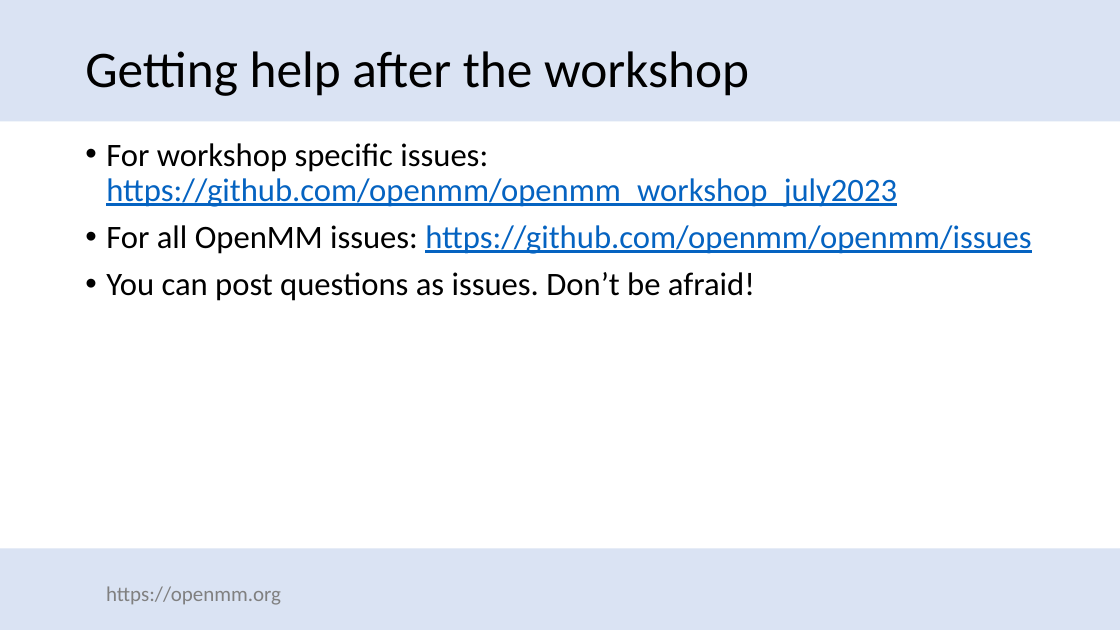
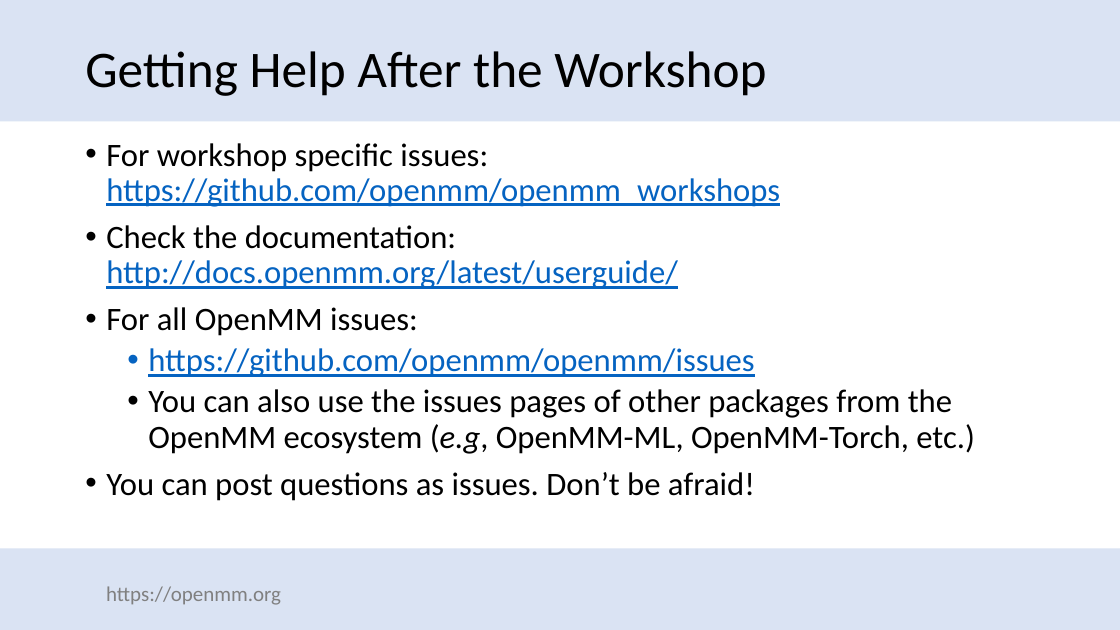
Before and after one commit to openmm/openmm_workshops, a slide deck: slide 8 of slides/intro-2024.pptx. Drawn at 1120x630 pixels with LibreOffice and Linux fonts; fonts in the diff are those of the drawing; background and template pictures are left out. Boxes give left, top, right and bottom in pixels: in the first picture for what was removed or moved away, otherwise in the second. Text is boxed around its words. In the diff, an @@ line names an element or a change of style, - is before the commit and + after.

Commit message:
Updated 2024 slides

```diff
--- a/slides/intro-2024.pptx
+++ b/slides/intro-2024.pptx
@@ title at (85, 51, 766, 96): text changed @@
-Getting help after the workshop
+Getting Help After the Workshop
@@ text at (106, 143, 975, 454): text changed; text colour #0563C1 to #000000 @@
-• For workshop specific issues: https://github.com/openmm/openmm_workshop_july2023
-• For all OpenMM issues: https://github.com/openmm/openmm/issues
+• For workshop specific issues: https://github.com/openmm/openmm_workshops
+• Check the documentation: http://docs.openmm.org/latest/userguide/
+• For all OpenMM issues:
+  • https://github.com/openmm/openmm/issues
+  • You can also use the issues pages of other packages from the OpenMM ecosystem (e.g, OpenMM-ML, OpenMM-Torch, etc.)
```
Also in this commit, not shown: 7 other slides changed, 1 other file.
